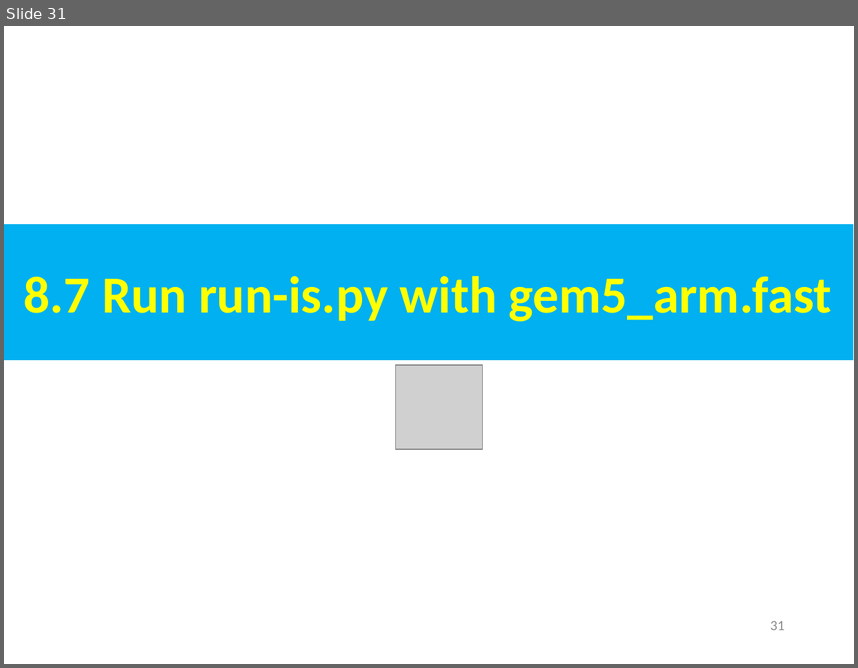
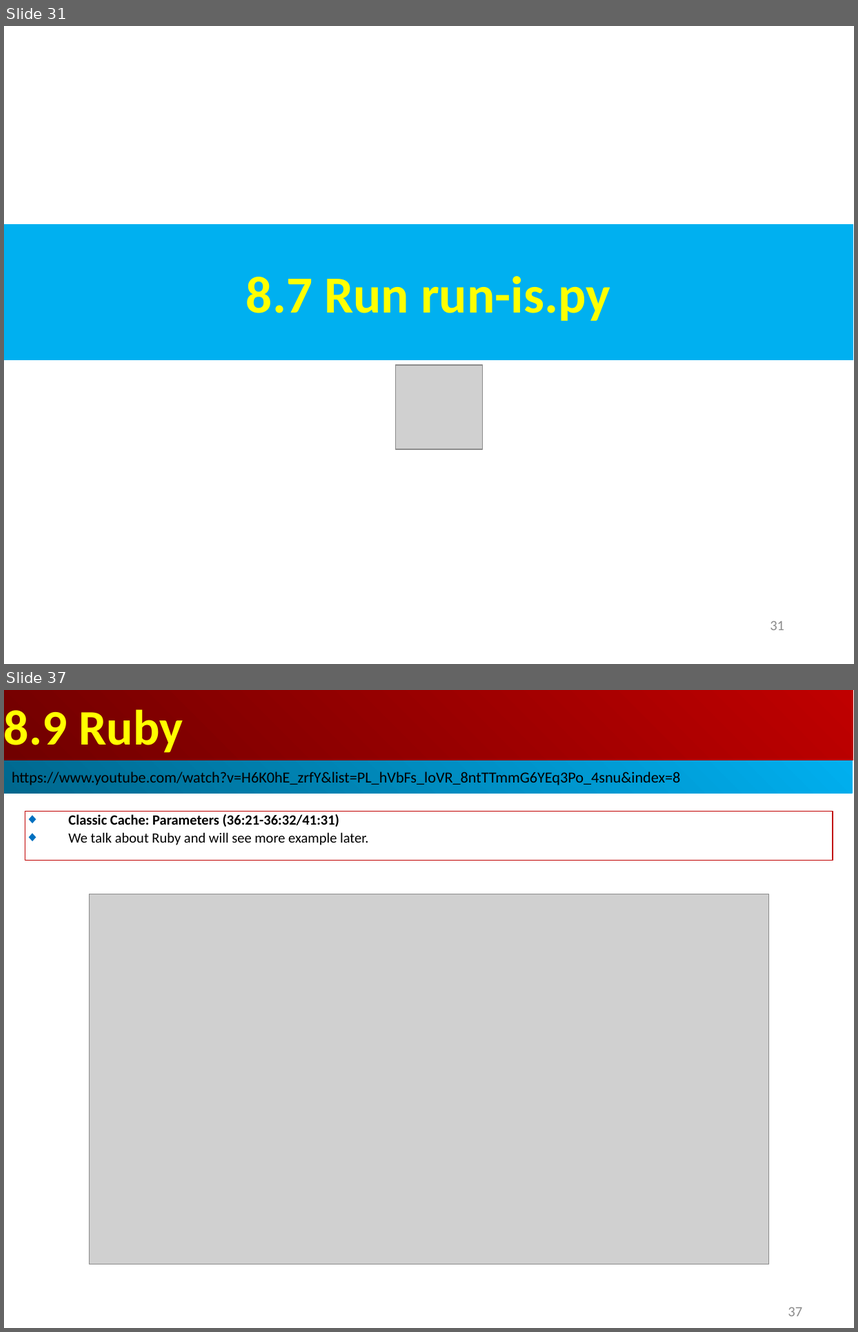
Before and after one commit to peterhchen/AIU_CS850_Gem5_McPAT, a slide deck: 050_Gem5/008.CacheMod/000_Video/008.CacheMod.ppt. Shown one above the other, each under a label of ours: slide 31 before the commit, slides 31 and 37 after it; the slides between them are not shown. The pictures are 858x668 and 858x1332 pixels, drawn with LibreOffice and Linux fonts; fonts in the diff are those of the drawing; grey boxes stand for pictures. Boxes give left, top, right and bottom in pixels: in the first picture for what was removed or moved away, otherwise in the second. Text is boxed around its words. In the diff, an @@ line names an element or a change of style, - is before the commit and + after.

```diff
--- a/050_Gem5/008.CacheMod/000_Video/008.CacheMod.ppt
+++ b/050_Gem5/008.CacheMod/000_Video/008.CacheMod.ppt
@@ slide 37 added at box(4, 690, 854, 1328), background #FFFFFF @@
@@ rectangle added at box(4, 690, 853, 760), fill gradient #BF0000 to #710000, 42 pt, text #FFFF00, bold @@
+8.9 Ruby
@@ rectangle added at box(4, 760, 853, 793), fill gradient #00AFEF to #00688E, 13 pt, text #000000 @@
+https://www.youtube.com/watch?v=H6K0hE_zrfY&list=PL_hVbFs_loVR_8ntTTmmG6YEq3Po_4snu&index=8
@@ rectangle added at box(25, 811, 833, 860), outline #C00000 0.74 pt, 12 pt, text #000000, bold @@
+◆ Classic Cache: Parameters (36:21-36:32/41:31)
+◆ We talk about Ruby and will see more example later.
@@ picture added at box(89, 894, 769, 1264) @@
@@ page number added at box(788, 1307, 802, 1316), 12 pt, text #8B8B8B @@
+37
@@ slide 31 changed as well @@
@@ text in rectangle at box(246, 276, 611, 321): text changed @@
-8.7 Run run-is.py with gem5_arm.fast
+8.7 Run run-is.py
```
Also in this commit, not shown: 3 other slides changed, 5 other slides added.
